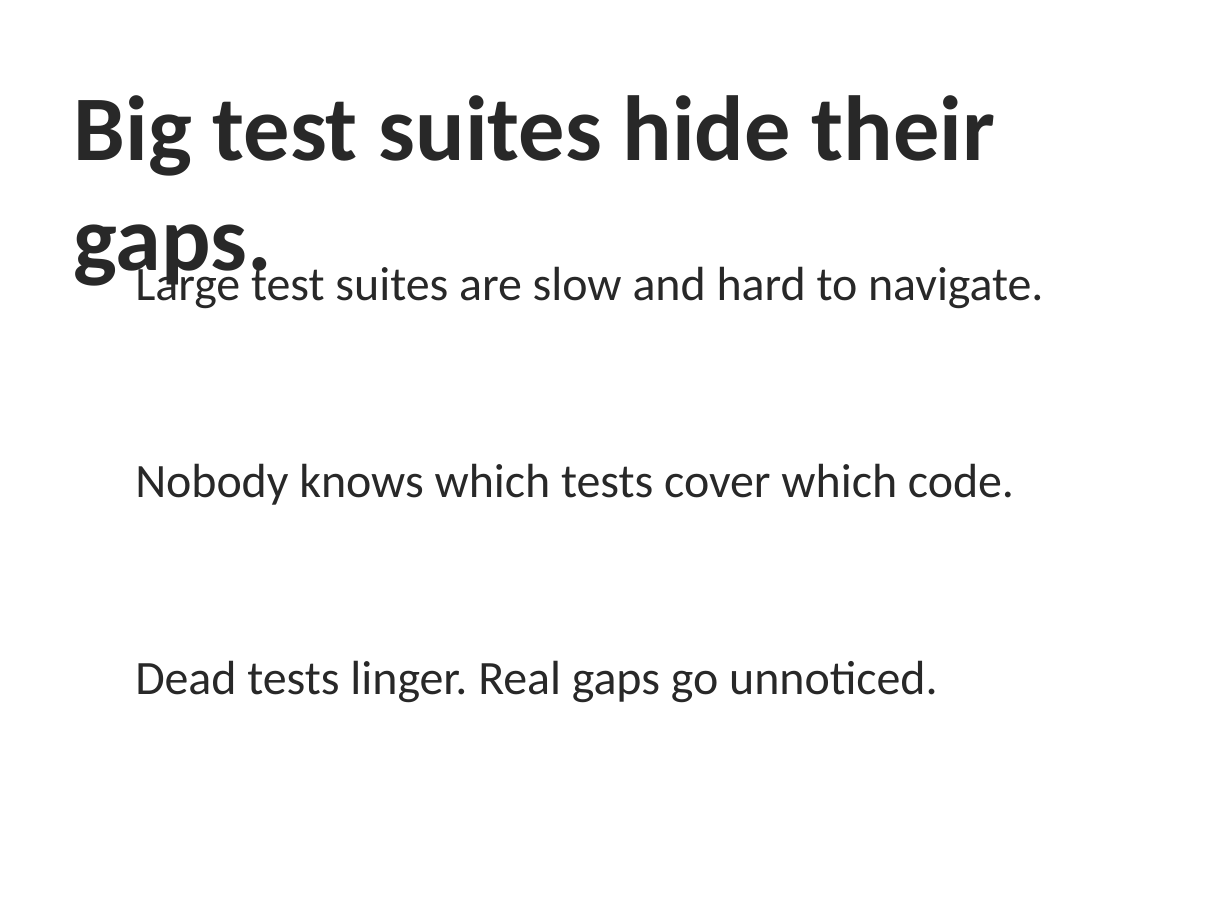
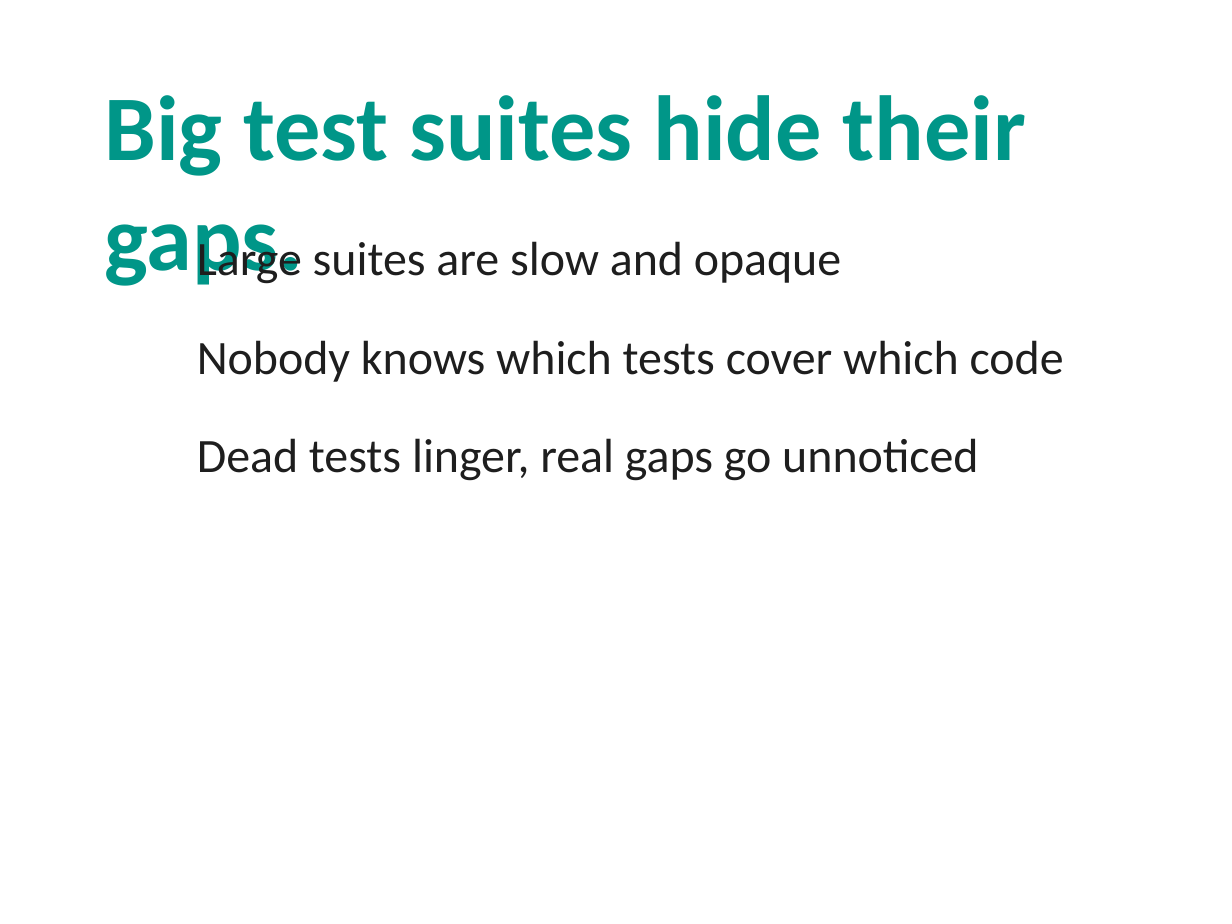
Before and after one commit to HrudithL/whetstone, a slide deck: slide 2 of harness/out/pptx/pitch_deck/cold/deck.pptx. Drawn at 1232x924 pixels with LibreOffice and Linux fonts; fonts in the diff are those of the drawing. Boxes give left, top, right and bottom in pixels: in the first picture for what was removed or moved away, otherwise in the second. Text is boxed around its words. In the diff, an @@ line names an element or a change of style, - is before the commit and + after.

```diff
--- a/harness/out/pptx/pitch_deck/cold/deck.pptx
+++ b/harness/out/pptx/pitch_deck/cold/deck.pptx
@@ text "Big test suites hide their ...": place and size @@
-text "Big test suites hide their ..." at (74, 95, 995, 293)
+text "Big test suites hide their ..." at (104, 95, 1026, 286)
@@ text "Big test suites hide their ..." at (104, 95, 1026, 286): text colour #282828 to #009688 @@
@@ text at (197, 235, 1064, 481): text changed; text colour #282828 to #1E1E1E @@
-Large test suites are slow and hard to navigate.
-Nobody knows which tests cover which code.
-Dead tests linger. Real gaps go unnoticed.
+Large suites are slow and opaque
+Nobody knows which tests cover which code
+Dead tests linger, real gaps go unnoticed
```
Also in this commit, not shown: 4 other slides changed, 25 other files.
